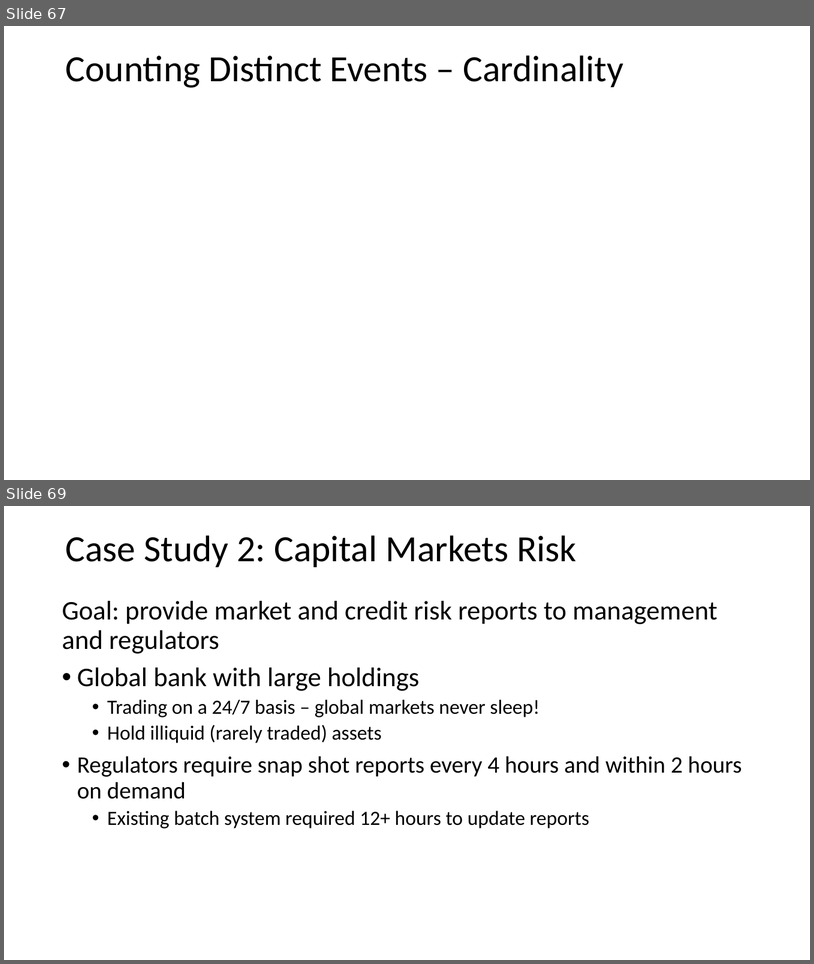
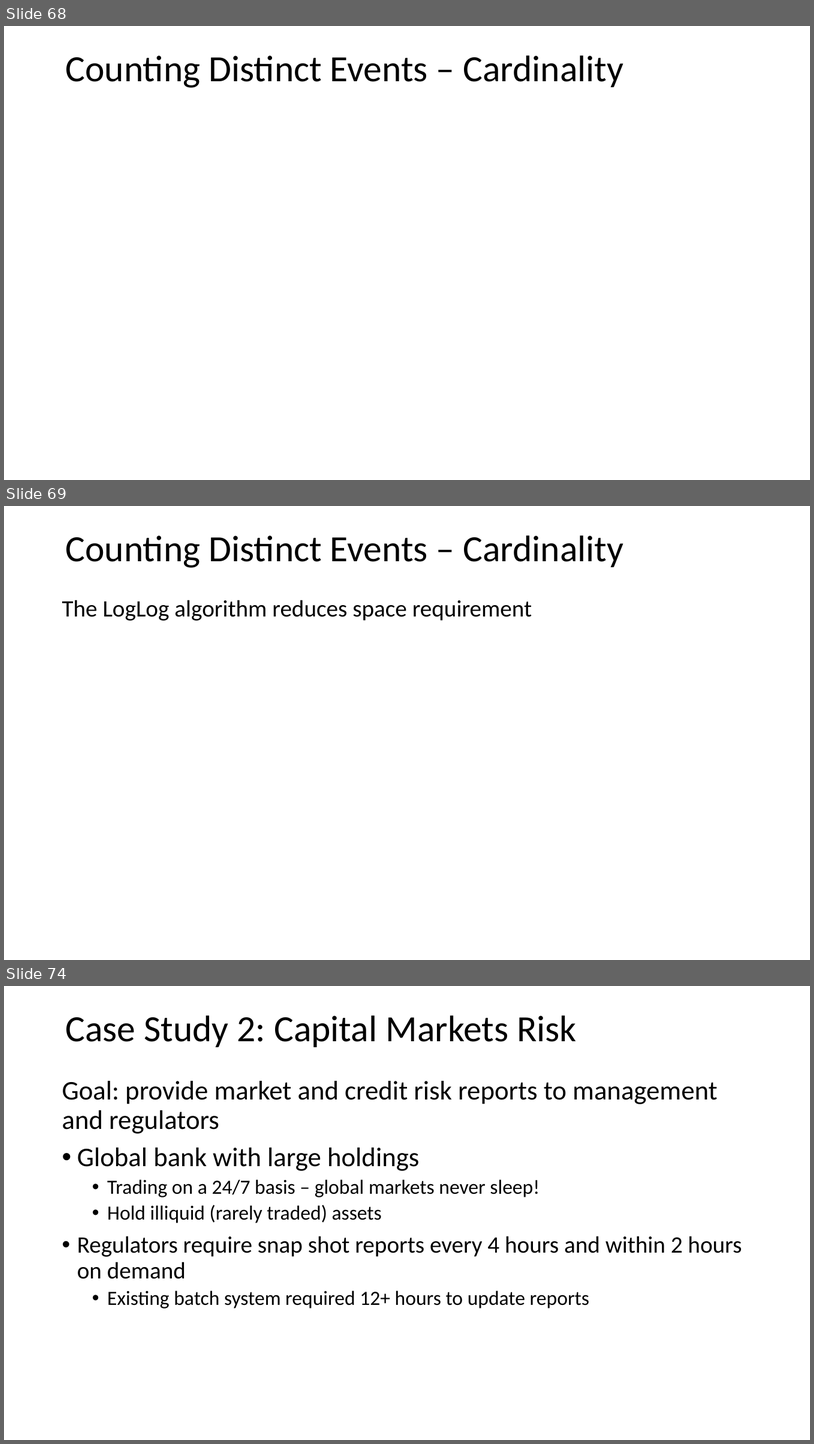
Before and after one commit to StephenElston/CSCI-E-108, a slide deck: slides/3_StreamingAnalytics.pptx. Shown one above the other, each under a label of ours: slides 67 and 69 before the commit, slides 68, 69 and 74 after it; the slides between them are not shown. The pictures are 814x964 and 814x1444 pixels, drawn with LibreOffice and Linux fonts; fonts in the diff are those of the drawing; grey boxes stand for pictures. Boxes give left, top, right and bottom in pixels: in the first picture for what was removed or moved away, otherwise in the second. Text is boxed around its words. In the diff, an @@ line names an element or a change of style, - is before the commit and + after.

Commit message:
Added slides on HyperLogLog algorithm

```diff
--- a/slides/3_StreamingAnalytics.pptx
+++ b/slides/3_StreamingAnalytics.pptx
@@ slide 69 added at bbox=[4, 506, 810, 960], background #FFFFFF @@
@@ text added at bbox=[65, 535, 624, 568], 44 pt, text #000000 @@
+Counting Distinct Events – Cardinality
@@ text added at bbox=[62, 600, 532, 621], 28 pt, text #000000 @@
+The LogLog algorithm reduces space requirement
@@ what was slide 67 is now slide 68 @@
@@ what was slide 69 is now slide 74 @@
```
Also in this commit, not shown: 3 slides changed, 4 other slides added.
